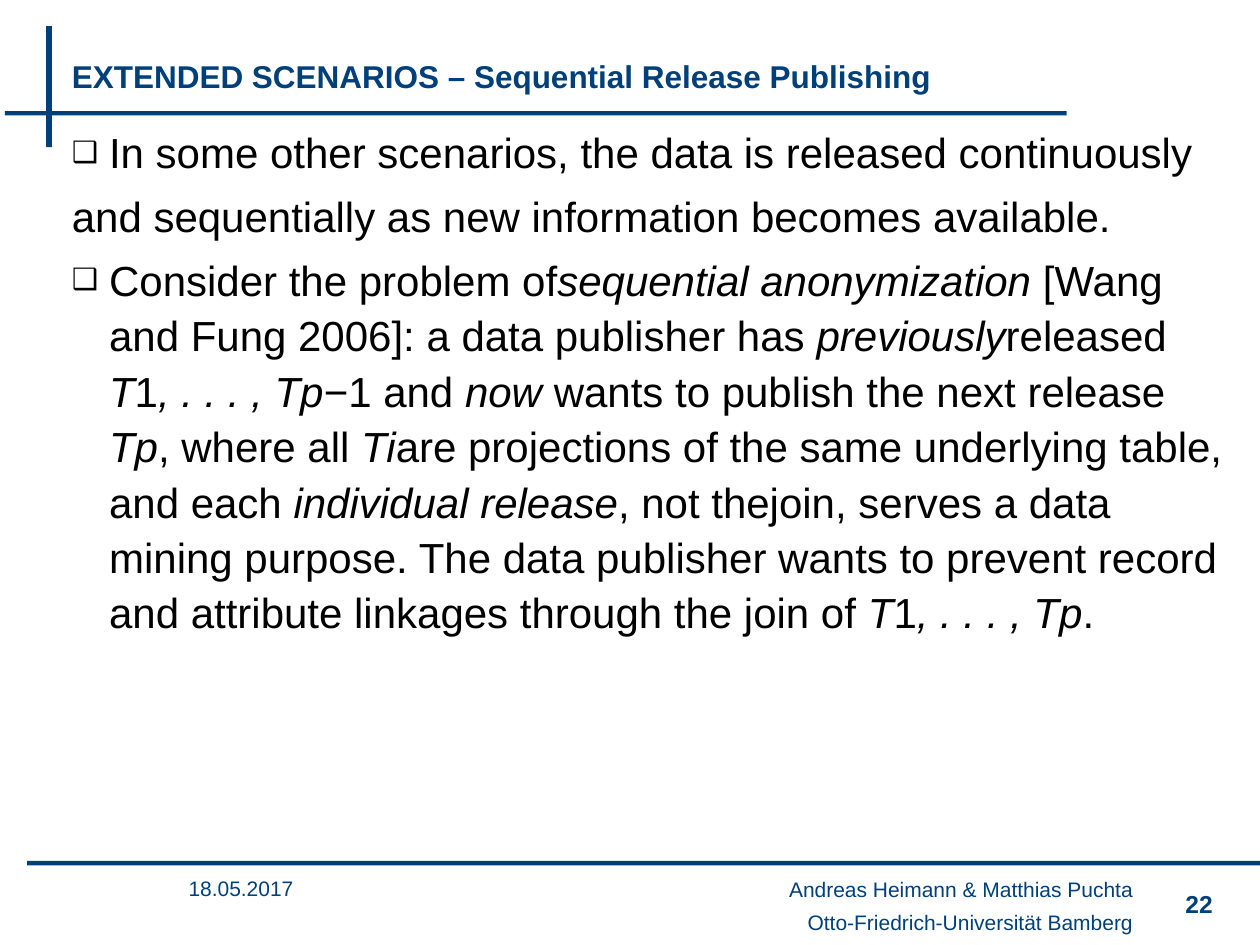
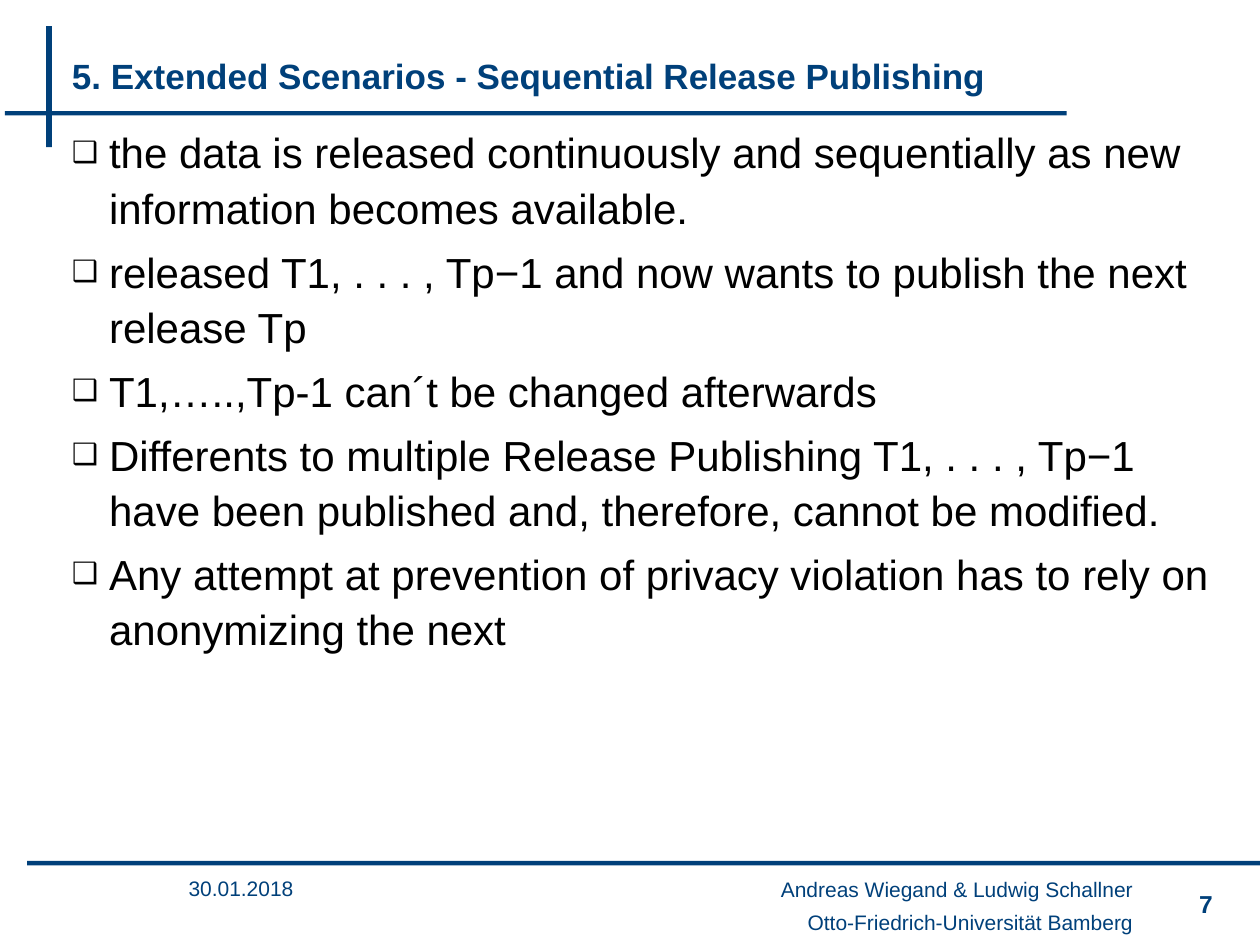
Before and after one commit to wsgan001/PSI-MSem, a slide deck: slide 7 of presentation/sicherheits_an.pptx (slide 22 before the commit). Drawn at 1260x945 pixels with LibreOffice and Linux fonts; fonts in the diff are those of the drawing; background and template pictures are left out. Boxes give left, top, right and bottom in pixels: in the first picture for what was removed or moved away, otherwise in the second. Text is boxed around its words. In the diff, an @@ line names an element or a change of style, - is before the commit and + after.

```diff
--- a/presentation/sicherheits_an.pptx
+++ b/presentation/sicherheits_an.pptx
@@ title at bbox=[72, 63, 985, 96]: text changed; size 18 to 20 pt @@
-EXTENDED SCENARIOS – Sequential Release Publishing
+5. Extended Scenarios - Sequential Release Publishing
@@ text at bbox=[109, 137, 1209, 654]: text changed @@
-❑ In some other scenarios, the data is released continuously
-and sequentially as new information becomes available.
-❑ Consider the problem ofsequential anonymization [Wang and Fung 2006]: a data publisher has previouslyreleased T1, . . . , Tp−1 and now wants to publish the next release Tp, where all Tiare projections of the same underlying table, and each individual release, not thejoin, serves a data mining purpose. The data publisher wants to prevent record and attribute linkages through the join of T1, . . . , Tp.
+❑ the data is released continuously and sequentially as new information becomes available.
+❑ released T1, . . . , Tp−1 and now wants to publish the next release Tp
+❑ T1,…..,Tp-1 can´t be changed afterwards
+❑ Differents to multiple Release Publishing T1, . . . , Tp−1 have been published and, therefore, cannot be modified.
+❑ Any attempt at prevention of privacy violation has to rely on anonymizing the next
@@ text at bbox=[189, 881, 294, 897]: text changed @@
-18.05.2017
+30.01.2018
@@ text at bbox=[781, 881, 1132, 902]: text changed @@
-Andreas Heimann & Matthias Puchta
+Andreas Wiegand & Ludwig Schallner
@@ page number at bbox=[1199, 896, 1213, 913]: text changed @@
-22
+7
```
Also in this commit, not shown: 11 other slides changed, 2 slides added, 18 slides removed, 1 other file.
